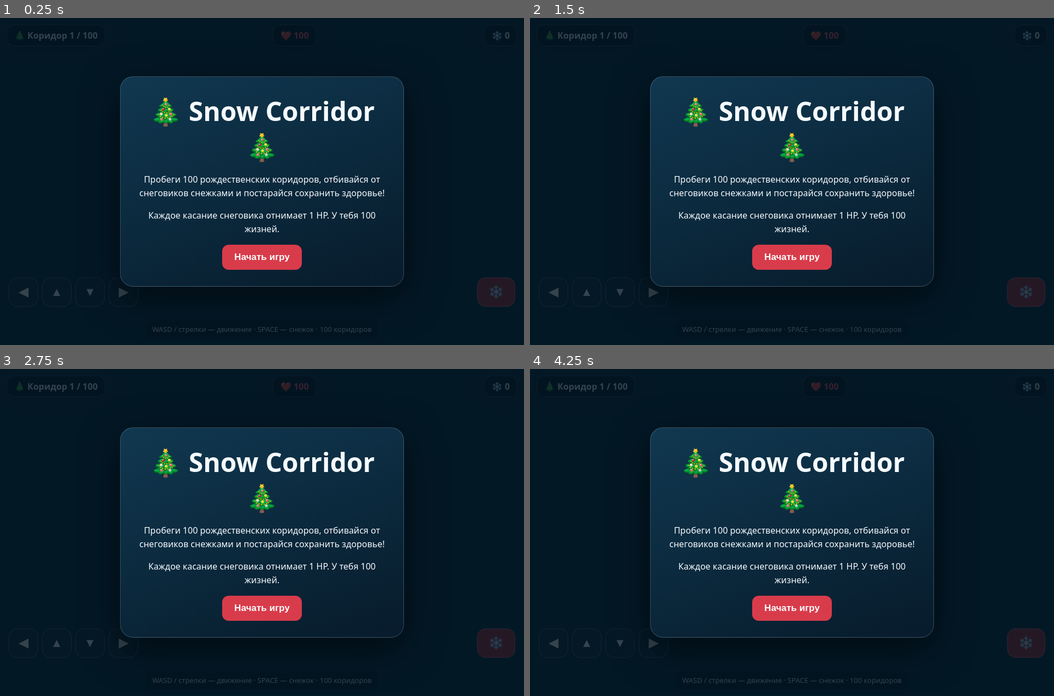
Above: before the commit, frames 1-4 (two rows, left to right).
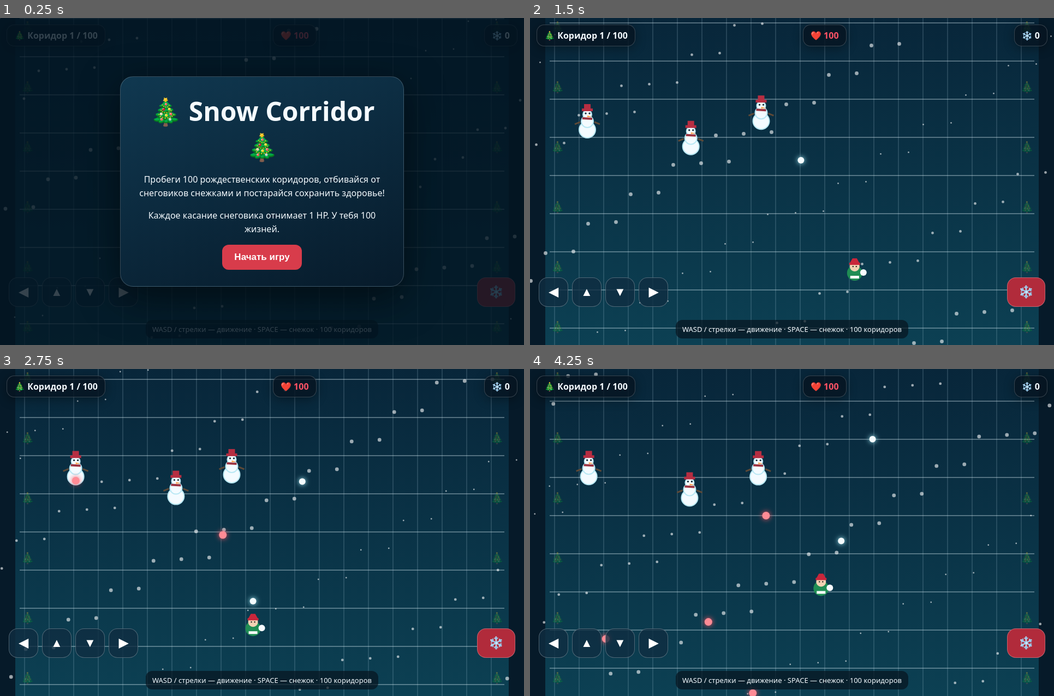
Above: after the commit, the same moments.

Repository: yerasolo/gameyera
Game: browser game, page index.html
The game is run twice, just before and just after one commit, with the same random seed, the same clock (stepped at 60 frames per second) and the same inputs.
Inputs:
- Up to frame 1 (0.25 s): no input
- Up to frame 2 (1.5 s): click "Начать игру" at 0.27 s; hold Right from 1.03 s (still down); tap Space at 1.1 s
- Up to frame 3 (2.75 s): release Right at 1.53 s; hold Down 1.58-1.85 s; tap Space at 1.6, 2.1, 2.6 s; hold Left 1.9-2.47 s; hold Up from 2.52 s (still down)
- Up to frame 4 (4.25 s): release Up at 2.82 s; hold Right 2.87-3.53 s; tap Space at 3.1, 3.6, 4.1 s; hold Up 3.58-3.82 s; hold Left from 3.87 s (still down)

The runs differ from the first frame. In frame 1, 0.1% of the frame differs, in the area x 0-100%, y 0-94%; in frame 2, 58%; in frame 3, 58%; in frame 4, 58%, in the area x 0-100%, y 0-100%.
Error before the commit: SyntaxError: Unexpected token 'function'

Commit message:
Repair game update loop and start button

Diff:
--- a/index.html
+++ b/index.html
@@ -23,9 +23,34 @@
 document.querySelectorAll('[data-key]').forEach(b=>{let k=b.dataset.key;b.addEventListener('pointerdown',e=>{e.preventDefault();keys[k]=true;if(k==='Space')shoot()});['pointerup','pointercancel','pointerleave'].forEach(ev=>b.addEventListener(ev,()=>keys[k]=false))});
 document.getElementById('startBtn').onclick=init;document.getElementById('again').onclick=init;
 function move(){if(keys.ArrowLeft||keys.a||keys.A)player.x-=player.speed;if(keys.ArrowRight||keys.d||keys.D)player.x+=p …(252 unchanged characters)…
-function update(){if(!active)return;frame++;move();if(invuln>0)invuln--;snowmen.forEach(s=>{s.wiggle+=.04;s.x+=Math.sin(s.wiggle)*.7;s.y+=Math.sin(frame/45+s.wiggle)*.35;s.cd--;if(s.cd<=0){shots.push({x:s.x,y:s.y+12,vy:3.2+level*.025,r:7,enemy:true});s.cd=100+Math.random()*100-level*0.4}if(Math.hypot(s.x-player.x,s.y-player.y)<s.r+player.r){if(invuln===0){hp--;invuln=12;if(hp<=0)finish(false)}}});
-shots=shots.filter(b=>{b.y+=b.vy;if(b.enemy){if(Math.hypot(b.x-player.x,b.y-player.y)<b.r+player.r){if(invuln===0){hp-=5;invuln=25;if(hp<=0)finish(false)}return false}}else{for(let s of snowmen){if(Math.hypot(b.x-s.x,b.y-s.y)<b.r+s.r){s.h--;if(s.h<=0){snowmen=snowmen.filter(x=>x!==s);score+=10;hud()}return false}}}return b.y>-20&&b.y<H+20});
-if(snowmen.length===0){doorFlash++;if(doorFlash>60){doorFlash=0;level++;if(level>100){finish(true);return}spawn()}}}hud()}
+function update(){
+ if(!active)return;
+ frame++;move();if(invuln>0)invuln--;
+ snowmen.forEach(s=>{
+  s.wiggle+=.04;s.x+=Math.sin(s.wiggle)*.7;s.y+=Math.sin(frame/45+s.wiggle)*.35;s.cd--;
+  if(s.cd<=0){shots.push({x:s.x,y:s.y+12,vy:3.2+level*.025,r:7,enemy:true});s.cd=100+Math.random()*100-level*.4}
+  if(Math.hypot(s.x-player.x,s.y-player.y)<s.r+player.r&&invuln===0){hp--;invuln=12;if(hp<=0)finish(false)}
+ });
+ shots=shots.filter(b=>{
+  b.y+=b.vy;
+  if(b.enemy){
+   if(Math.hypot(b.x-player.x,b.y-player.y)<b.r+player.r){
+    if(invuln===0){hp-=5;invuln=25;if(hp<=0)finish(false)}
+    return false;
+   }
+  }else{
+   for(const s of snowmen){
+    if(Math.hypot(b.x-s.x,b.y-s.y)<b.r+s.r){
+     s.h--;if(s.h<=0){snowmen=snowmen.filter(x=>x!==s);score+=10;hud()}
+     return false;
+    }
+   }
+  }
+  return b.y>-20&&b.y<H+20;
+ });
+ if(snowmen.length===0){doorFlash++;if(doorFlash>60){doorFlash=0;level++;if(level>100){finish(true);return}spawn()}}
+ hud();
+}
 function finish(win){active=false;document.getElementById('endTitle').textContent=win?'🎉 С Новым годом! 🎉':'☃️ Игра око …(255 unchanged characters)…
 function draw(){ctx.clearRect(0,0,W,H);let grad=ctx.createLinearGradient(0,0,0,H);grad.addColorStop(0,'#08263a');grad.addColorStop(1,'#0c4053');ctx.fillStyle=grad;ctx.fillRect(0,0,W,H);
 // corridor walls & festive garlands
